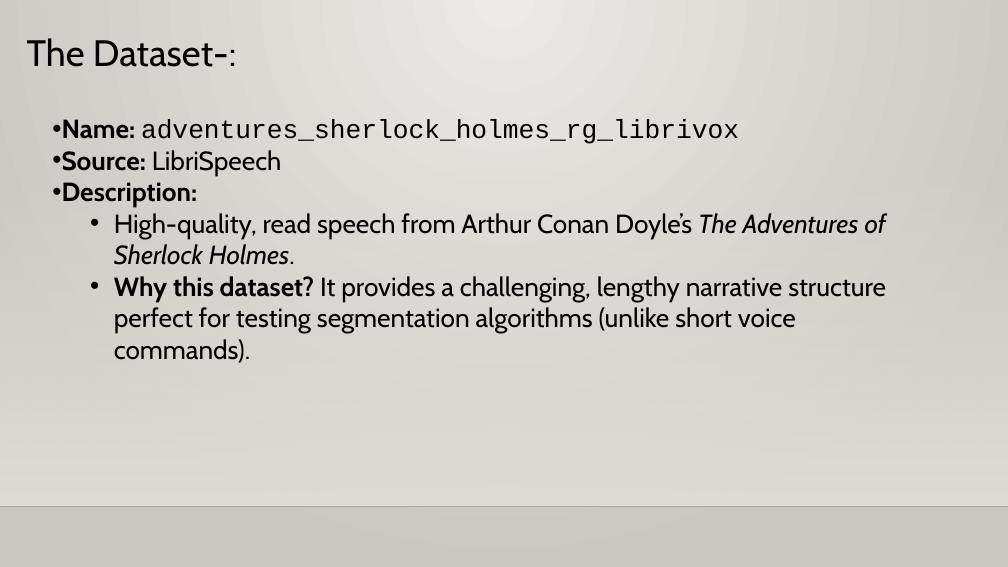
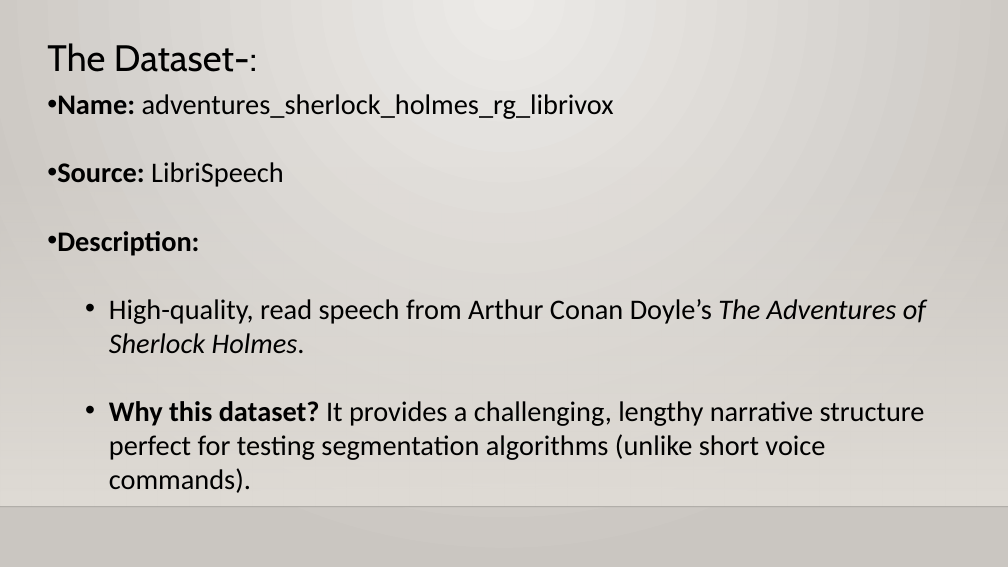
Before and after one commit to Sivashalinimurugesan/Automated-Podcast-Transcription-and-Topic-Segmentation, a slide deck: slide 4 of AI Podcast Transcription.pptx. Drawn at 1008x567 pixels with LibreOffice and Linux fonts; fonts in the diff are those of the drawing; background and template pictures are left out. Boxes give left, top, right and bottom in pixels: in the first picture for what was removed or moved away, otherwise in the second. Text is boxed around its words. In the diff, an @@ line names an element or a change of style, - is before the commit and + after.

```diff
--- a/AI Podcast Transcription.pptx
+++ b/AI Podcast Transcription.pptx
@@ text "The Dataset-:" moved from (x1=27, y1=38, x2=236, y2=67) to (x1=47, y1=43, x2=257, y2=72) @@
@@ text "Name: adventures_sherlock_holmes_rg_librivox" moved from (x1=62, y1=119, x2=886, y2=363) to (x1=57, y1=94, x2=926, y2=493) @@
@@ text "Name: adventures_sherlock_holmes_rg_librivox" at (x1=57, y1=94, x2=926, y2=493): size 25 to 27 pt; font Cabin to Calibri in "Name:", "Source: LibriSpeech", "Description:", "High-quality, read speech from Arthur Conan Doyle’s ..." and 1 more places; font Courier New to Calibri in "adventures_sherlock_holmes_rg_librivox" @@
```
Also in this commit, not shown: 10 other slides changed, 1 slide added.
